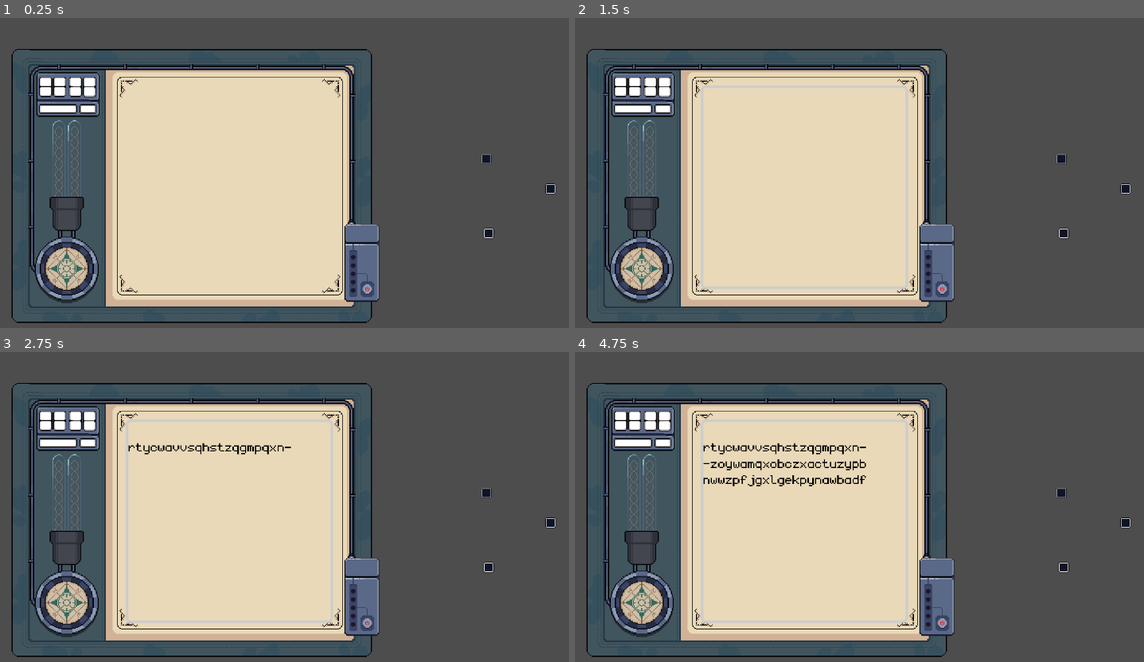
Above: before the commit, frames 1-4 (two rows, left to right).
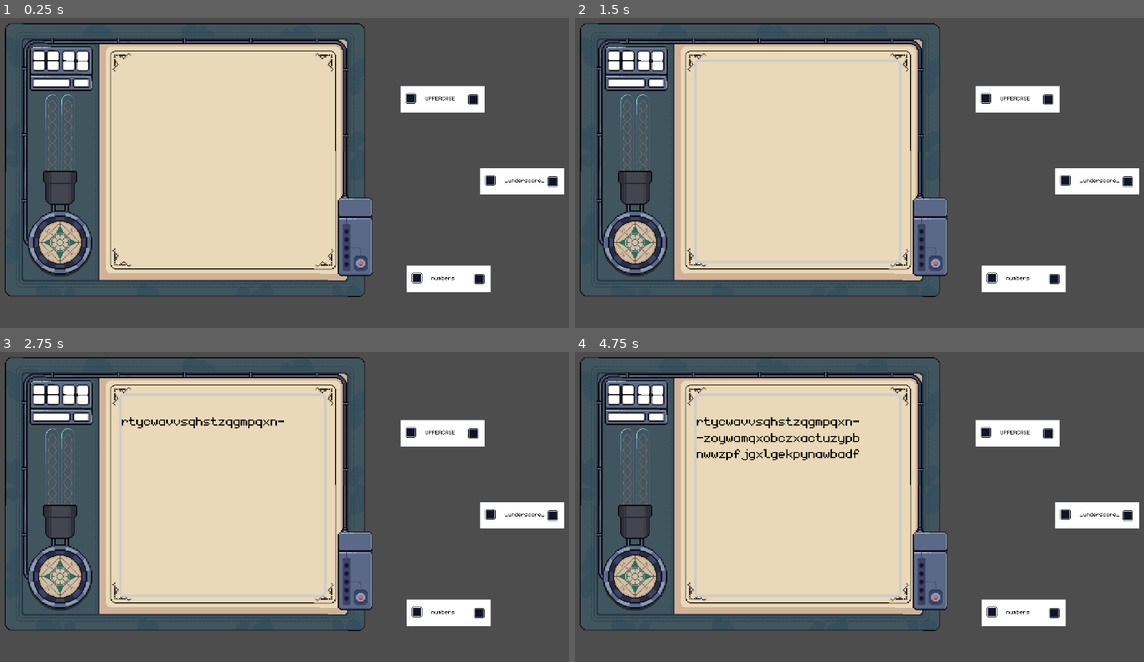
Above: after the commit, the same moments.

Repository: Limit-sest/wiretap
Game: Godot game, scene res://main.tscn
Two runs of this game, one before a commit and one after it. Both use one fixed random seed, a clock stepped at 60 frames per second and the inputs below.
Inputs (mouse positions are in pixels of both pictures, inside the frame that each line leads up to; where the layout moved, square brackets give the same spot in the first picture):
- Up to frame 1 (0.25 s): no input
- Up to frame 2 (1.5 s): click (933, 262) [944, 290] at 0.5 s; tap Enter at 1.25 s; move the mouse to (802, 188) at 1.27 s; hold Right from 1.28 s (still down); tap Alt at 1.35 s; click (802, 188) at 1.42 s
- Up to frame 3 (2.75 s): tap Space at 2 s; move the mouse to (483, 494) at 2.02 s; release Right at 2.03 s; hold Down from 2.03 s (still down); tap Shift at 2.1 s; click (483, 494) at 2.17 s
- Up to frame 4 (4.75 s): tap Enter at 2.75, 4.25 s; move the mouse to (1064, 569) at 2.77 s; release Down at 2.78 s; hold Right 2.78-3.53 s; tap Alt at 2.85, 4.35 s; click (1064, 569) at 2.92 s; tap Space at 3.5 s; move the mouse to (1126, 522) at 3.52 s; hold Up 3.53-4.28 s; tap Shift at 3.6 s; click (1126, 522) at 3.67 s; move the mouse to (1070, 575) at 4.27 s; hold Left from 4.28 s (still down)

The runs differ from the first frame. In frame 1, 27% of the frame differs, in the area x 0-100%, y 1-99%; in frame 2, 28%; in frame 3, 29%; in frame 4, 30%.

Commit message:
Add module

Diff:
--- a/main.tscn
+++ b/main.tscn
@@ -1,8 +1,8 @@
 [gd_scene load_steps=6 format=3 uid="uid://ecls1n4djcxu"]
 
 [ext_resource type="PackedScene" uid="uid://chijpwqlktb06" path="res://tty.tscn" id="1_ig7tw"]
-[ext_resource type="PackedScene" uid="uid://bo0f0agwldovs" path="res://wire.tscn" id="2_0xm2m"]
 [ext_resource type="Script" uid="uid://dpmaueosf60vl" path="res://port.gd" id="3_1bvp3"]
+[ext_resource type="FontFile" uid="uid://yf0sdapmf0uv" path="res://assets/monogram-extended.ttf" id="4_1bvp3"]
 [ext_resource type="Texture2D" uid="uid://b34q66ndjwd5f" path="res://assets/Sprites/Content/UI Buttons/6.png" id="4_lquwl"]
 
 [sub_resource type="RectangleShape2D" id="RectangleShape2D_7mycd"]
@@ -14,49 +14,124 @@
 [node name="Camera2D" type="Camera2D" parent="."]
 
 [node name="Node2D" parent="." instance=ExtResource("1_ig7tw")]
-position = Vector2(-11, -2)
+position = Vector2(-576, -324)
 
-[node name="Node2D2" parent="." instance=ExtResource("2_0xm2m")]
-visible = false
-position = Vector2(255, -166)
+[node name="Polygon2D" type="Polygon2D" parent="."]
+z_index = -1
+position = Vector2(141, -106)
+polygon = PackedVector2Array(184.00839, -79.99911, 32.003025, -80.00939, 32.084595, -32.0789, 184.002, -31.976042)
+uv = PackedVector2Array(94.31128, -77.5734, 31.598236, -78.19432, 32.219177, -37.213524, 95.55313, -37.213524)
 
-[node name="Node2D3" parent="." instance=ExtResource("2_0xm2m")]
-visible = false
-position = Vector2(306, -24)
+[node name="Label" type="Label" parent="Polygon2D"]
+offset_left = 77.0
+offset_top = -65.0
+offset_right = 160.0
+offset_bottom = -42.0
+theme_override_colors/font_color = Color(0, 0, 0, 1)
+theme_override_fonts/font = ExtResource("4_1bvp3")
+text = "UPPERCASE"
 
-[node name="Port1" type="Area2D" parent="." groups=["ports"]]
-position = Vector2(328, -53)
+[node name="Port1" type="Area2D" parent="Polygon2D" groups=["ports"]]
+position = Vector2(50, -57)
 collision_layer = 2
 script = ExtResource("3_1bvp3")
 
-[node name="CollisionShape2D" type="CollisionShape2D" parent="Port1"]
+[node name="CollisionShape2D" type="CollisionShape2D" parent="Polygon2D/Port1"]
 shape = SubResource("RectangleShape2D_7mycd")
 
-[node name="6" type="Sprite2D" parent="Port1/CollisionShape2D"]
+[node name="6" type="Sprite2D" parent="Polygon2D/Port1/CollisionShape2D"]
 texture = ExtResource("4_lquwl")
 
-[node name="Port2" type="Area2D" parent="." groups=["ports"]]
-position = Vector2(332, 82)
+[node name="Port2" type="Area2D" parent="Polygon2D" groups=["ports"]]
+position = Vector2(163, -55)
 collision_layer = 2
 script = ExtResource("3_1bvp3")
 
-[node name="CollisionShape2D" type="CollisionShape2D" parent="Port2"]
+[node name="CollisionShape2D" type="CollisionShape2D" parent="Polygon2D/Port2"]
 shape = SubResource("RectangleShape2D_7mycd")
 
-[node name="6" type="Sprite2D" parent="Port2/CollisionShape2D"]
+[node name="6" type="Sprite2D" parent="Polygon2D/Port2/CollisionShape2D"]
 texture = ExtResource("4_lquwl")
 
-[node name="Port3" type="Area2D" parent="." groups=["ports"]]
-position = Vector2(444, 1)
+[node name="Polygon2D2" type="Polygon2D" parent="."]
+z_index = -1
+position = Vector2(152, 220)
+polygon = PackedVector2Array(184.00839, -79.99911, 32.003025, -80.00939, 32.084595, -32.0789, 184.002, -31.976042)
+uv = PackedVector2Array(94.31128, -77.5734, 31.598236, -78.19432, 32.219177, -37.213524, 95.55313, -37.213524)
+
+[node name="Label" type="Label" parent="Polygon2D2"]
+offset_left = 77.0
+offset_top = -65.0
+offset_right = 160.0
+offset_bottom = -42.0
+theme_override_colors/font_color = Color(0, 0, 0, 1)
+theme_override_fonts/font = ExtResource("4_1bvp3")
+text = "numbers"
+metadata/_edit_use_anchors_ = true
+
+[node name="Port1" type="Area2D" parent="Polygon2D2" groups=["ports"]]
+position = Vector2(50, -57)
 collision_layer = 2
 script = ExtResource("3_1bvp3")
 
-[node name="CollisionShape2D" type="CollisionShape2D" parent="Port3"]
+[node name="CollisionShape2D" type="CollisionShape2D" parent="Polygon2D2/Port1"]
 shape = SubResource("RectangleShape2D_7mycd")
 
-[node name="6" type="Sprite2D" parent="Port3/CollisionShape2D"]
+[node name="6" type="Sprite2D" parent="Polygon2D2/Port1/CollisionShape2D"]
 texture = ExtResource("4_lquwl")
 
-[connection signal="input_event" from="Port1" to="Port1" method="_on_input_event"]
-[connection signal="input_event" from="Port2" to="Port2" method="_on_input_event"]
-[connection signal="input_event" from="Port3" to="Port3" method="_on_input_event"]
+[node name="Port2" type="Area2D" parent="Polygon2D2" groups=["ports"]]
+position = Vector2(163, -55)
+collision_layer = 2
+script = ExtResource("3_1bvp3")
+
+[node name="CollisionShape2D" type="CollisionShape2D" parent="Polygon2D2/Port2"]
+shape = SubResource("RectangleShape2D_7mycd")
+
+[node name="6" type="Sprite2D" parent="Polygon2D2/Port2/CollisionShape2D"]
+texture = ExtResource("4_lquwl")
+
+[node name="Polygon2D3" type="Polygon2D" parent="."]
+z_index = -1
+position = Vector2(285, 43)
+polygon = PackedVector2Array(184.00839, -79.99911, 32.003025, -80.00939, 32.084595, -32.0789, 184.002, -31.976042)
+uv = PackedVector2Array(94.31128, -77.5734, 31.598236, -78.19432, 32.219177, -37.213524, 95.55313, -37.213524)
+
+[node name="Label" type="Label" parent="Polygon2D3"]
+offset_left = 77.0
+offset_top = -65.0
+offset_right = 160.0
+offset_bottom = -42.0
+theme_override_colors/font_color = Color(0, 0, 0, 1)
+theme_override_fonts/font = ExtResource("4_1bvp3")
+text = "_underscore_"
+metadata/_edit_use_anchors_ = true
+
+[node name="Port1" type="Area2D" parent="Polygon2D3" groups=["ports"]]
+position = Vector2(50, -57)
+collision_layer = 2
+script = ExtResource("3_1bvp3")
+
+[node name="CollisionShape2D" type="CollisionShape2D" parent="Polygon2D3/Port1"]
+shape = SubResource("RectangleShape2D_7mycd")
+
+[node name="6" type="Sprite2D" parent="Polygon2D3/Port1/CollisionShape2D"]
+texture = ExtResource("4_lquwl")
+
+[node name="Port2" type="Area2D" parent="Polygon2D3" groups=["ports"]]
+position = Vector2(163, -55)
+collision_layer = 2
+script = ExtResource("3_1bvp3")
+
+[node name="CollisionShape2D" type="CollisionShape2D" parent="Polygon2D3/Port2"]
+shape = SubResource("RectangleShape2D_7mycd")
+
+[node name="6" type="Sprite2D" parent="Polygon2D3/Port2/CollisionShape2D"]
+texture = ExtResource("4_lquwl")
+
+[connection signal="input_event" from="Polygon2D/Port1" to="Polygon2D/Port1" method="_on_input_event"]
+[connection signal="input_event" from="Polygon2D/Port2" to="Polygon2D/Port2" method="_on_input_event"]
+[connection signal="input_event" from="Polygon2D2/Port1" to="Polygon2D2/Port1" method="_on_input_event"]
+[connection signal="input_event" from="Polygon2D2/Port2" to="Polygon2D2/Port2" method="_on_input_event"]
+[connection signal="input_event" from="Polygon2D3/Port1" to="Polygon2D3/Port1" method="_on_input_event"]
+[connection signal="input_event" from="Polygon2D3/Port2" to="Polygon2D3/Port2" method="_on_input_event"]
--- a/scripts/wiring_manager.gd
+++ b/scripts/wiring_manager.gd
@@ -14,6 +14,7 @@
 	active_line.width = 5.0
 	active_line.default_color = Color.from_hsv(randf(), 0.75, 0.9)
 	add_child(active_line)
+	move_child(active_line, get_child_count()-1)
 
 func  _delete_existing_connection(port) -> void:
 	var to_be_deleted = []
--- a/tty.tscn
+++ b/tty.tscn
@@ -11,7 +11,7 @@
 
 [node name="Main panel" type="Sprite2D" parent="."]
 texture_filter = 1
-position = Vector2(-194, -2)
+position = Vector2(359, 273)
 scale = Vector2(1.5, 1.5)
 texture = ExtResource("1_g1aup")
 script = ExtResource("2_lqweq")
